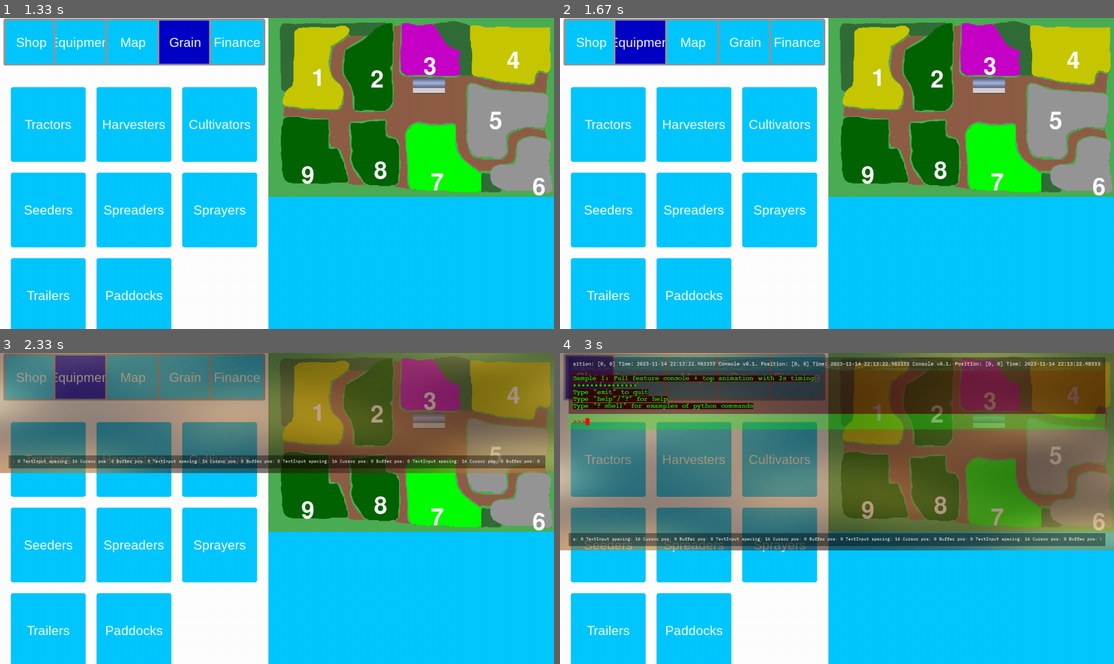
Above: before the commit, frames 1-4 (two rows, left to right).
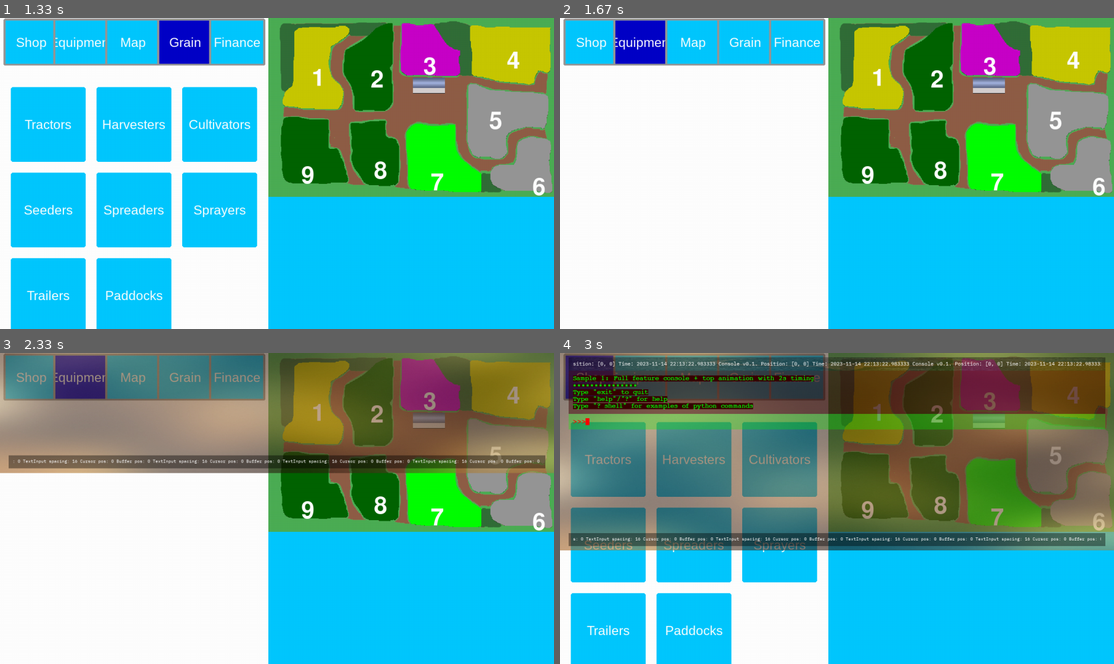
Above: after the commit, the same moments.

Repository: CaptainDeathead/Farm-CEO-ng
Game: pygame game, started from game/main.py
Same seed, same stepped clock (60 frames per second), same inputs: the game is played once before the commit and once after it.
Inputs (mouse positions are in pixels of both pictures, inside the frame that each line leads up to):
- Up to frame 1 (1.33 s): press the mouse at (221, 210) at 0.37 s; move the mouse to (238, 148) at 0.47 s; release the mouse at (254, 89) at 0.6 s; press the mouse at (132, 123) at 0.7 s; move the mouse to (105, 192) at 0.8 s; release the mouse at (83, 263) at 0.93 s; click (188, 55) at 1.05 s
- Up to frame 2 (1.67 s): click (643, 42) at 1.38 s
- Up to frame 3 (2.33 s): press the mouse at (83, 377) at 1.7 s; move the mouse to (99, 468) at 1.8 s; release the mouse at (121, 558) at 1.93 s; tap F1 at 2 s
- Up to frame 4 (3 s): click (593, 377) at 2.38 s; hold Right from 2.67 s (still down)

Frame 1 is identical in both runs. In frame 2, 26% of the frame differs, in the area x 1-47%, y 22-100%; in frame 3, 26%; in frame 4, nothing differs.

Commit message:
Basic (untested) equipment tab

Diff:
--- a/game/UI/Menus/equipment.py
+++ b/game/UI/Menus/equipment.py
@@ -5,14 +5,94 @@
 from events import Events
 
 from UI.pygame_gui import Button
+
 from utils import utils
+from farm import Shed
 from data import *
+
 from typing import List
 
 class Equipment:
-    def __init__(self, parent_surface: pg.Surface, events: Events, rect: pg.Rect) -> None:
+    BUTTON_WIDTH = PANEL_WIDTH - 40
+
+    def __init__(self, parent_surface: pg.Surface, events: Events, rect: pg.Rect, shed: Shed) -> None:
         self.parent_surface = parent_surface
         self.events = events
         self.rect = rect
+        self.shed = shed
 
         self.rendered_surface = pg.Surface((self.rect.w, self.rect.h), pg.SRCALPHA)
+        self.scrollable_surface = self.rendered_surface
+
+        self.title_font = pg.font.SysFont(None, 25)
+        self.body_font = pg.font.SysFont(None, 20)
+
+        self.equipment_buttons: List[Button] = []
+
+        self.scroll_y = 0.0
+        self.max_y = 0.0
+
+    def rebuild(self) -> None:
+        self.equipment_buttons = []
+
+        white = pg.Color(255, 255, 255)
+        center = PANEL_WIDTH / 2
+
+        button_height = 130
+        button_spacing = 20
+
+        y_inc = button_height + button_spacing
+
+        x, y = center - self.BUTTON_WIDTH / 2, 0
+
+        for vehicle in self.shed.vehicles:
+            button = Button(self.scrollable_surface, x, y, self.BUTTON_WIDTH, button_height, self.rect,
+                       (0, 200, 255), (0, 0, 255), white, "", 20, (20, 20, 20, 20), 0, 0)
+
+            button.draw()
+            self.equipment_buttons.append(button)
+
+            name_lbl = self.title_font.render(f"{vehicle.brand} {vehicle.name}", True, white)
+            self.scrollable_surface.blit(name_lbl, (center - name_lbl.get_width()/2, y + 10))
+
+            self.scrollable_surface.blit(self.body_font.render(f"Task: {vehicle.string_task}", True, white), (60, y + 30))
+            self.scrollable_surface.blit(self.body_font.render(f"Fuel: {vehicle.fuel}L", True, white), (60, y + 50))
+
+            pdk_lbl = self.body_font.render(f"Paddock: {vehicle.paddock}", True, white)
+            self.scrollable_surface.blit(pdk_lbl, (PANEL_WIDTH - 60 - pdk_lbl.get_width(), y + 50))
+
+            y += y_inc
+
+        # TODO: Tools
+        # ...
+
+        self.max_y = y
+
+    def update(self) -> bool:
+        for button in self.equipment_buttons:
+            button.update(self.events.mouse_just_pressed)
+
+        if len(self.shed.vehicles) + len(self.shed.tools) != len(self.equipment_buttons):
+            self.rebuild()
+
+            return True
+
+        if self.rect.collidepoint(pg.mouse.get_pos()):
+            rx, ry = pg.mouse.get_rel()
+
+            if abs(rx) > 10 and abs(ry) > 10: return False
+
+            scrollable_height = self.scrollable_surface.get_height()
+            if self.scroll_y + self.max_y < scrollable_height:
+                new_scroll_y = self.scroll_y + ry
+
+                self.scroll_y = min(scrollable_height - self.rect.h, scrollable_height - new_scroll_y)
+
+                return True
+
+        return False
+
+    def draw(self) -> None:
+        self.rendered_surface.fill((255, 255, 255))
+        self.rendered_surface.blit(self.scrollable_surface, (0, self.scroll_y))
+        self.parent_surface.blit(self.rendered_surface, self.rect)
--- a/game/UI/navbar.py
+++ b/game/UI/navbar.py
@@ -10,10 +10,11 @@
 from typing import List
 
 class NavBar:
-    def __init__(self, parent_surface: pg.Surface, events: Events, rect: pg.Rect) -> None:
+    def __init__(self, parent_surface: pg.Surface, events: Events, rect: pg.Rect, switch_cmd: callable) -> None:
         self.parent_surface = parent_surface
         self.events = events
         self.rect = rect
+        self.switch_cmd = switch_cmd
 
         self.rendered_surface = pg.Surface((self.rect.w, self.rect.h), pg.SRCALPHA)
 
@@ -51,6 +52,7 @@
             self.selected_button = index
 
             self.rebuild(rebuild_buttons=True)
+            self.switch_cmd()
 
     def check_events(self) -> None:
         if self.events.mouse_just_pressed:
--- a/game/UI/panel.py
+++ b/game/UI/panel.py
@@ -3,17 +3,20 @@
 from resource_manager import ResourceManager
 from events import Events
 
+from farm import Shed
+
 from UI.pygame_gui import Button
 from UI.navbar import NavBar
 
 from UI.Menus.shop import Shop
+from UI.Menus.equipment import Equipment
 
 from data import *
 
 class Panel:
     NAVBAR_HEIGHT = 110
 
-    def __init__(self, screen: pg.Surface, events: Events) -> None:
+    def __init__(self, screen: pg.Surface, events: Events, shed: Shed) -> None:
         self.screen: pg.Surface = screen
         self.events: Events = events
 
@@ -23,9 +26,12 @@
         self.rect: pg.Rect = pg.Rect(0, 0, PANEL_WIDTH, self.SCREEN_HEIGHT)
         self.rendered_surface: pg.Surface = pg.Surface((PANEL_WIDTH, self.SCREEN_HEIGHT))
 
-        self.nav_bar: NavBar = NavBar(self.rendered_surface, self.events, pg.Rect(0, 0, PANEL_WIDTH, self.NAVBAR_HEIGHT))
+        self.nav_bar: NavBar = NavBar(self.rendered_surface, self.events, pg.Rect(0, 0, PANEL_WIDTH, self.NAVBAR_HEIGHT), self.force_draw_page)
 
-        self.shop = Shop(self.rendered_surface, self.events, pg.Rect(0, self.NAVBAR_HEIGHT, PANEL_WIDTH, self.SCREEN_HEIGHT - self.NAVBAR_HEIGHT))
+        page_height = pg.Rect(0, self.NAVBAR_HEIGHT, PANEL_WIDTH, self.SCREEN_HEIGHT - self.NAVBAR_HEIGHT)
+
+        self.shop = Shop(self.rendered_surface, self.events, page_height)
+        self.equipment = Equipment(self.rendered_surface, self.events, page_height, shed)
 
         self.rebuild()
 
@@ -35,10 +41,15 @@
         self.nav_bar.draw()
 
         self.shop.rebuild()
+        self.equipment.rebuild()
 
-    def draw_shop(self) -> None:
+    def draw_shop(self, force: bool = False) -> None:
         redraw_shop = self.shop.update()
-        if redraw_shop: self.shop.draw()
+        if redraw_shop or force: self.shop.draw()
+
+    def draw_equipment(self, force: bool = False) -> None:
+        redraw_equipment = self.equipment.update()
+        if redraw_equipment or force: self.equipment.draw()
 
     def draw(self) -> None:
         self.screen.blit(self.rendered_surface, (0, 0))
@@ -48,3 +59,9 @@
 
         match self.nav_bar.get_selected():
             case 0: self.draw_shop()
+            case 1: self.draw_equipment()
+
+    def force_draw_page(self) -> None:
+        match self.nav_bar.get_selected():
+            case 0: self.draw_shop(force=True)
+            case 1: self.draw_equipment(force=True)
--- /dev/null
+++ b/game/farm.py
@@ -0,0 +1,53 @@
+import pygame as pg
+
+from resource_manager import ResourceManager
+
+from machinary import Vehicle, Tool
+
+from utils import utils
+from data import *
+
+from typing import List
+
+class LayableRenderObj:
+    def render0(self) -> None: ...
+    def render1(self) -> None: ...
+    def render2(self) -> None: ...
+
+    def render(self) -> None:
+        self.render0(); self.render1(); self.render2()
+
+class Shed(LayableRenderObj):
+    def __init__(self, screen: pg.Surface, rect: pg.Rect, rotation: float) -> None:
+        self.screen = screen
+
+        self.rect = rect
+        self.rect.x += PANEL_WIDTH
+
+        self.rotation = rotation
+        self.color = pg.Color(175, 195, 255)
+        self.pad_color = pg.Color(213, 207, 207)
+        self.surface = pg.Surface((self.rect.w, self.rect.h), pg.SRCALPHA)
+
+        self.vehicles: List[Vehicle] = []
+        self.tools: List[Tool] = []
+
+        # shading for roof
+        large_shadow_map = ResourceManager.load_image("Lighting/shed_shadow_map.png", (1000, 1000)) # Already converted
+        self.shadow_map = pg.transform.scale(large_shadow_map, (rect.w, rect.h*2/3))
+        self.shadow_map.set_alpha(128)
+
+        self.rebuild()
+
+    def rebuild(self) -> None:
+        self.surface.fill((0, 0, 0, 255))
+
+        # Shed
+        pg.draw.rect(self.surface, self.color, pg.Rect(0, 0, self.rect.w, self.rect.h*2/3))
+        self.surface.blit(self.shadow_map, (0, 0))
+
+        # Concrete pad in front of shed
+        pg.draw.rect(self.surface, self.pad_color, pg.Rect(0, self.rect.h*2/3, self.rect.w, self.rect.h/3))
+
+    def render2(self) -> None:
+        utils.blit_centered(self.screen, self.surface, (self.rect.x, self.rect.y), (self.rect.w/2, self.rect.h/2), self.rotation)
--- a/game/farm_ceo.py
+++ b/game/farm_ceo.py
@@ -10,9 +10,9 @@
 from UI.panel import Panel
 
 from utils import utils
-
+from farm import Shed
+from data import *
 from typing import Dict, List, Iterable
-from data import *
 
 logging.basicConfig()
 logging.root.setLevel(logging.NOTSET)
@@ -46,46 +46,6 @@
     def render(self) -> None:
         self.screen.blit(self.surface, (self.x, self.y))
 
-class LayableRenderObj:
-    def render0(self) -> None: ...
-    def render1(self) -> None: ...
-    def render2(self) -> None: ...
-
-    def render(self) -> None:
-        self.render0(); self.render1(); self.render2()
-
-class Shed(LayableRenderObj):
-    def __init__(self, screen: pg.Surface, rect: pg.Rect, rotation: float) -> None:
-        self.screen = screen
-
-        self.rect = rect
-        self.rect.x += PANEL_WIDTH
-
-        self.rotation = rotation
-        self.color = pg.Color(175, 195, 255)
-        self.pad_color = pg.Color(213, 207, 207)
-        self.surface = pg.Surface((self.rect.w, self.rect.h), pg.SRCALPHA)
-
-        # shading for roof
-        large_shadow_map = ResourceManager.load_image("Lighting/shed_shadow_map.png", (1000, 1000)) # Already converted
-        self.shadow_map = pg.transform.scale(large_shadow_map, (rect.w, rect.h*2/3))
-        self.shadow_map.set_alpha(128)
-
-        self.rebuild()
-
-    def rebuild(self) -> None:
-        self.surface.fill((0, 0, 0, 255))
-
-        # Shed
-        pg.draw.rect(self.surface, self.color, pg.Rect(0, 0, self.rect.w, self.rect.h*2/3))
-        self.surface.blit(self.shadow_map, (0, 0))
-
-        # Concrete pad in front of shed
-        pg.draw.rect(self.surface, self.pad_color, pg.Rect(0, self.rect.h*2/3, self.rect.w, self.rect.h/3))
-
-    def render2(self) -> None:
-        utils.blit_centered(self.screen, self.surface, (self.rect.x, self.rect.y), (self.rect.w/2, self.rect.h/2), self.rotation)
-
 class FarmCEO:
     RESOURCE_MANAGER: ResourceManager = ResourceManager()
 
@@ -111,7 +71,7 @@
 
         self.shed = Shed(self.screen, utils.scale_rect(pg.Rect(self.map.map_cfg["shed"]["rect"]), self.map.scale), self.map.map_cfg["shed"]["rotation"])
 
-        self.panel = Panel(self.screen, events)
+        self.panel = Panel(self.screen, events, self.shed)
 
     def background_render(self) -> None:
         self.screen.fill(BACKGROUND_COLOR)
--- a/game/machinary.py
+++ b/game/machinary.py
@@ -17,5 +17,11 @@
         self.default_fuel = attrs["fuel"]
         self.fuel = self.default_fuel
 
+        self.string_task = "No task assigned"
+        self.paddock: int = None
+
         image = ResourceManager.load_image(self.anims['normal'])
         super().__init__(screen, image, 0, 0)
+
+class Tool(Trailer):
+    ...
